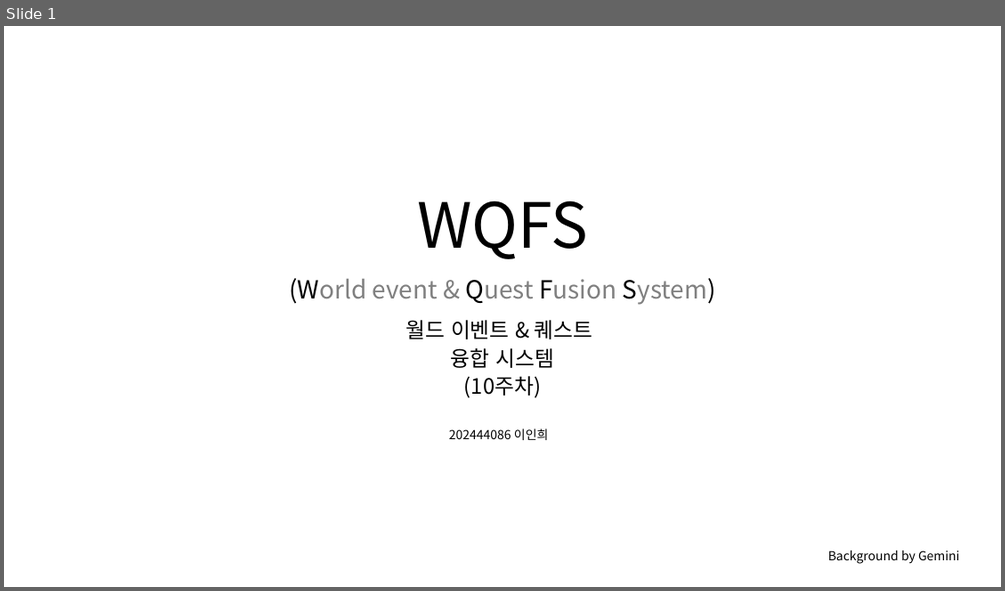
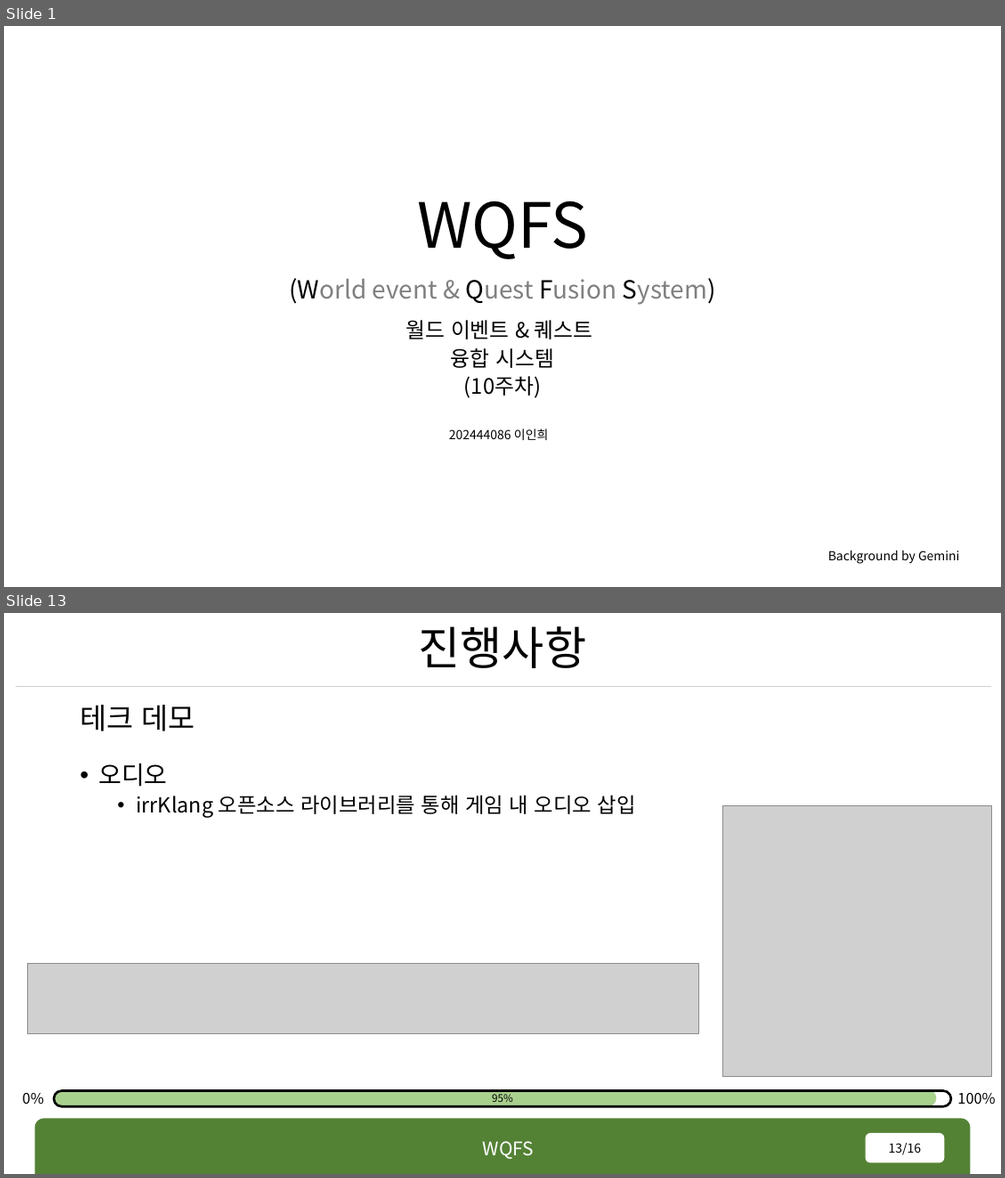
Before and after one commit to rennOobayashi/WQFS, a slide deck: WQFS.pptx. Shown one above the other, each under a label of ours: slide 1 before the commit, slides 1 and 13 after it; the slides between them are not shown. The pictures are 1005x591 and 1005x1178 pixels, drawn with LibreOffice and Linux fonts; fonts in the diff are those of the drawing; grey boxes stand for pictures; background and template pictures are left out. Boxes give left, top, right and bottom in pixels: in the first picture for what was removed or moved away, otherwise in the second. Text is boxed around its words. In the diff, an @@ line names an element or a change of style, - is before the commit and + after.

```diff
--- a/WQFS.pptx
+++ b/WQFS.pptx
@@ slide 13 added at (x1=4, y1=613, x2=1001, y2=1174), background #FFFFFF @@
@@ title added at (x1=418, y1=626, x2=586, y2=668), 44 pt, text #000000 @@
+진행사항
@@ line added from (16, 686) to (992, 686), #D0CECE 0.5 pt @@
@@ text added at (x1=80, y1=705, x2=194, y2=731), 28 pt, text #000000 @@
+테크 데모
@@ text added at (x1=98, y1=763, x2=636, y2=818), 20 pt, text #000000 @@
+• 오디오
+  • irrKlang 오픈소스 라이브러리를 통해 게임 내 오디오 삽입
@@ picture added at (x1=722, y1=806, x2=992, y2=1076) @@
@@ picture added at (x1=28, y1=963, x2=699, y2=1034) @@
@@ text added at (x1=23, y1=1092, x2=44, y2=1103), 14 pt, text #000000 @@
+0%
@@ rounded rectangle added at (x1=54, y1=1089, x2=937, y2=1106), fill #A9D18E @@
@@ rounded rectangle added at (x1=54, y1=1091, x2=952, y2=1107), outline #000000 2.25 pt @@
@@ text added at (x1=492, y1=1091, x2=513, y2=1102), 10 pt, text #000000 @@
+95%
@@ text added at (x1=957, y1=1093, x2=995, y2=1103), 14 pt, text #000000 @@
+100%
@@ round same rect added at (x1=34, y1=1119, x2=971, y2=1174), fill #548235 @@
@@ text added at (x1=483, y1=1141, x2=534, y2=1159), 18 pt, text #FFFFFF @@
+WQFS
@@ page number added at (x1=866, y1=1133, x2=945, y2=1163), fill #FFFFFF, 12 pt, text #000000 @@
+13/16
```
Also in this commit, not shown: 3 slides changed, 10 other slides added, 40 other files.
